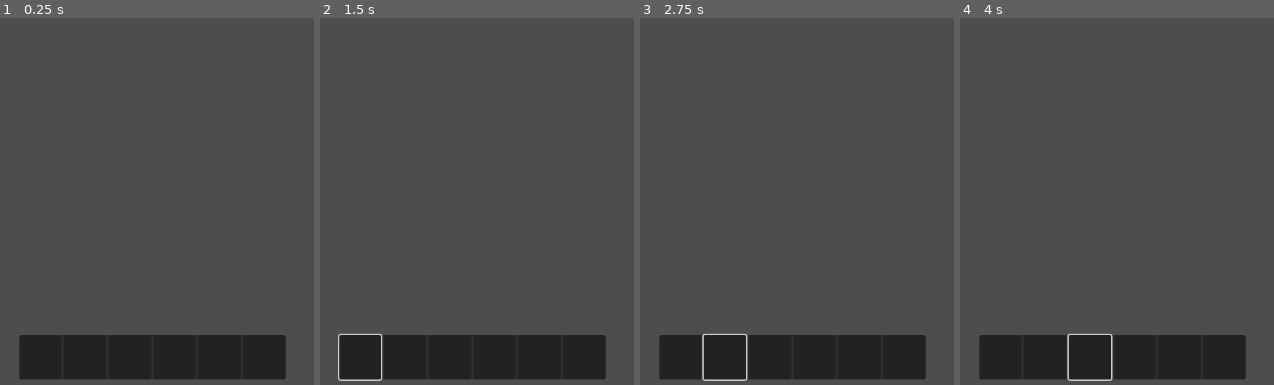
Above: before the commit, frames 1-4 (left to right).
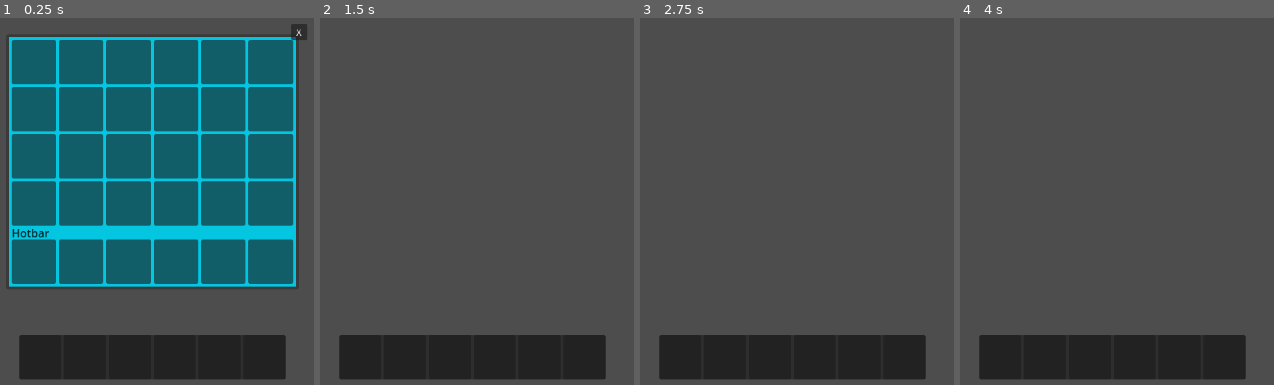
Above: after the commit, the same moments.

Repository: 100-Devs-1-Game/GreenWarden
Game: Godot game, scene res://assets/Modules/Inventory/Inventory.tscn
Same seed, same stepped clock (60 frames per second), same inputs: the game is played once before the commit and once after it. Before the commit the project has no main scene; this scene is started directly in both runs.
Inputs (mouse positions are in pixels of both pictures, inside the frame that each line leads up to):
- Up to frame 1 (0.25 s): no input
- Up to frame 2 (1.5 s): click (360, 355) at 0.52 s; click (618, 32) at 1.25 s, where only the run after the commit has a clickable "X"
- Up to frame 3 (2.75 s): tap Enter at 2 s; hold Right from 2.03 s (still down)
- Up to frame 4 (4 s): tap Space at 2.75 s; release Right at 2.78 s; hold Down 2.78-3.53 s; tap Enter at 3.5 s; hold Right from 3.53 s (still down)

The runs differ from the first frame. In frame 1, 62% of the frame differs, in the area x 2-98%, y 1-74%; in frame 2, 0.3%; in frame 3, 0.3%; in frame 4, 0.3%.

Commit message:
minimods
added an unfinished inventory module, a player module that only allows movement so far, and a status hud for performance.

Diff:
--- a/src/assets/Modules/Inventory/Inventory.tscn
+++ b/src/assets/Modules/Inventory/Inventory.tscn
@@ -1,6 +1,6 @@
 [gd_scene load_steps=3 format=3 uid="uid://dss6uju4xkuov"]
 
-[ext_resource type="Script" uid="uid://bag80ntp5uyvi" path="res://Inventory/inventory.gd" id="1_grpek"]
+[ext_resource type="Script" uid="uid://bag80ntp5uyvi" path="res://assets/Modules/Inventory/inventory.gd" id="1_grpek"]
 
 [sub_resource type="Theme" id="Theme_j4p0u"]
 default_font_size = 16
@@ -13,7 +13,6 @@
 
 [node name="InventoryContainer" type="Panel" parent="."]
 unique_name_in_owner = true
-visible = false
 self_modulate = Color(1, 1, 1, 0.592157)
 custom_minimum_size = Vector2(422, 368)
 layout_mode = 1
@@ -43,16 +42,18 @@
 text = "X"
 
 [node name="ColorRect" type="ColorRect" parent="InventoryContainer"]
-self_modulate = Color(0.321569, 1, 1, 0.913725)
+self_modulate = Color(1, 1, 1, 0.913725)
 custom_minimum_size = Vector2(414, 360)
 layout_mode = 0
 offset_left = 4.0
 offset_top = 4.0
 offset_right = 418.0
 offset_bottom = 204.0
+color = Color(3.46541e-06, 0.826059, 0.944271, 1)
 
 [node name="HBoxContainer" type="HBoxContainer" parent="InventoryContainer"]
 self_modulate = Color(1, 1, 1, 0)
+z_index = 1000
 custom_minimum_size = Vector2(0, 360)
 layout_mode = 0
 offset_right = 40.0
@@ -64,6 +65,7 @@
 
 [node name="VBoxContainer" type="VBoxContainer" parent="InventoryContainer/HBoxContainer"]
 self_modulate = Color(1, 1, 1, 0)
+z_index = 1002
 layout_mode = 2
 
 [node name="top padding" type="HSeparator" parent="InventoryContainer/HBoxContainer/VBoxContainer"]
@@ -710,6 +712,7 @@
 layout_mode = 2
 
 [node name="Label" type="Label" parent="InventoryContainer/HBoxContainer/VBoxContainer/Inventory/grid/HSeparator"]
+modulate = Color(0, 0, 0, 1)
 layout_mode = 0
 offset_top = -5.0
 offset_right = 55.0
@@ -872,7 +875,6 @@
 metadata/_edit_use_anchors_ = true
 
 [node name="bottom padding" type="HSeparator" parent="InventoryContainer/HBoxContainer/VBoxContainer"]
-visible = false
 self_modulate = Color(1, 1, 1, 0)
 layout_mode = 2
 
--- a/src/assets/Modules/Inventory/inventory.gd
+++ b/src/assets/Modules/Inventory/inventory.gd
@@ -24,6 +24,7 @@
 #
 
 func _ready() -> void:
+	adjust_text_color()
 	if !InputMap.has_action("inventory"):
 		var key_E_pressed = InputEventKey.new()
 		key_E_pressed.physical_keycode = KEY_E
@@ -43,6 +44,39 @@
 			var button = slot.get_node("interact")
 			var itemCount = slot.get_node("count")
 			button.focus_entered.connect(_on_button_pressed.bind(button, index))
+
+var labels: Array = []
+
+func calc_lum(c: float) -> float: return (c / 12.92) if c <= 0.03928 else pow((c + 0.055) / 1.055, 2.4)
+func get_contrast_color(bgColor: Color) -> Color:
+	var r = calc_lum(bgColor.r)
+	var g = calc_lum(bgColor.g)
+	var b = calc_lum(bgColor.b)
+	var lum = 0.2126 * r + 0.7152 * g + 0.0722 * b
+
+	var contrastW = 1.05 / (lum + 0.05)
+	var contrastB = (lum + 0.05) / 0.05
+
+	return (Color.WHITE if contrastW > contrastB else Color.BLACK) - bgColor / 5
+
+func adjust_text_color():
+	labels.clear()
+	var node = get_node("InventoryContainer")
+	label_scan(node)
+
+	var final = get_contrast_color(node.get_node("ColorRect").color)
+	print(final)
+	for label in labels:
+		label.modulate = final
+
+func label_scan(node: Node):
+	if node is Label:
+		labels.append(node)
+	for child in node.get_children():
+		label_scan(child)
+
+
+
 
 func _process(_delta: float) -> void:
 	if Input.is_action_just_pressed("inventory"):
@@ -67,3 +101,36 @@
 
 func updateInventoryContents():
 	pass
+
+
+
+
+
+
+var inventory: Array = []
+var slot_limit = 30
+
+func add_item(item):
+	if inventory.size() >= slot_limit:
+		push_warning("Inventory full, cannot add item.")
+		return "full"
+	inventory.append(item)
+	return inventory.size()
+
+func remove_item(item):
+	if item in inventory:
+		inventory.erase(item)
+		return true
+	else:
+		push_warning("Item not found in inventory.")
+		return false
+
+func get_item(index: int):
+	if index >= 0 and index < inventory.size():
+		return inventory[index]
+	else:
+		push_warning("Index out of bounds in get_item.")
+		return null
+
+func get_inventory():
+	return inventory
--- /dev/null
+++ b/src/assets/Modules/Player2DFloat/Player.tscn
@@ -0,0 +1,16 @@
+[gd_scene load_steps=3 format=3 uid="uid://by31dghpf4tb2"]
+
+[ext_resource type="Script" uid="uid://6iiwk5xbp8be" path="res://assets/Modules/Player2DFloat/player.gd" id="1_37qjf"]
+[ext_resource type="Texture2D" uid="uid://dads3pjt584te" path="res://assets/Modules/Player2DFloat/8dir-blackwhite-full.png" id="2_37qjf"]
+
+[node name="Player" type="CharacterBody2D"]
+motion_mode = 1
+script = ExtResource("1_37qjf")
+
+[node name="Sprite2D" type="Sprite2D" parent="."]
+texture = ExtResource("2_37qjf")
+region_enabled = true
+region_rect = Rect2(64, 64, 32, 32)
+
+[node name="CollisionPolygon2D" type="CollisionPolygon2D" parent="."]
+polygon = PackedVector2Array(3, -15, 8, -13, 13, -8, 15, -3, 15, 3, 13, 8, 8, 13, 3, 15, -3, 15, -8, 13, -13, 8, -15, 3, -15, -3, -13, -8, -8, -13, -3, -15)
--- /dev/null
+++ b/src/assets/Modules/Player2DFloat/player.gd
@@ -0,0 +1,26 @@
+extends CharacterBody2D
+var stickDriftComp = 0.3
+const keyMappings = {
+	"up": [KEY_UP, KEY_W],
+	"down": [KEY_DOWN, KEY_S],
+	"left": [KEY_LEFT, KEY_A],
+	"right": [KEY_RIGHT, KEY_D]
+}
+
+func _ready() -> void:
+	for action in keyMappings.keys():
+		if InputMap.has_action(action): continue
+		InputMap.add_action(action, 0.2)
+		for key in keyMappings[action]:
+			var event = InputEventKey.new()
+			event.physical_keycode = key
+			InputMap.action_add_event(action, event)
+
+func _process(_delta: float) -> void:
+	var wasd = Input.get_vector("left", "right", "up", "down")
+	if Input.get_connected_joypads().size() > 0:
+		if wasd.length() == 0:
+			wasd = Vector2(Input.get_joy_axis(0,0), Input.get_joy_axis(0,1))
+		if wasd.length() < stickDriftComp: wasd = Vector2.ZERO
+	$Sprite2D.region_rect = Rect2i(round(wasd * 11 + Vector2(11, 11)) * 32, Vector2(32, 32))
+	position += wasd * scale * 4
--- /dev/null
+++ b/src/assets/Modules/StatusHud/Hud.tscn
@@ -0,0 +1,12 @@
+[gd_scene load_steps=2 format=3 uid="uid://ctxex8kottflx"]
+
+[ext_resource type="Script" uid="uid://c2hd0xfi87cdg" path="res://assets/Modules/StatusHud/PerfStats.gd" id="1_hcmlw"]
+
+[node name="HUD" type="CanvasLayer"]
+
+[node name="PERFORMANCE_STATS" type="RichTextLabel" parent="."]
+offset_left = 5.0
+offset_top = 5.0
+offset_right = 478.0
+offset_bottom = 462.0
+script = ExtResource("1_hcmlw")
--- /dev/null
+++ b/src/assets/Modules/StatusHud/PerfStats.gd
@@ -0,0 +1,53 @@
+extends RichTextLabel
+
+@onready var label = $"."
+var fps_samples = []
+var sample_window = 60 * 60  # 60 seconds at 60 FPS
+var poll_interval = 0.25
+var poll_timer = 0
+var peak_fps = 0
+
+func is3Dproject() -> bool:
+	if get_viewport().get_camera_3d(): return true
+	elif get_viewport().get_camera_2d(): return false
+	else: return true if get_tree().current_scene is Node3D else false
+
+func _ready() -> void:
+	if !OS.is_debug_build():
+		queue_free()
+		return
+	DisplayServer.window_set_vsync_mode(DisplayServer.VSYNC_DISABLED)
+
+func _process(delta: float) -> void:
+	var fps = Engine.get_frames_per_second()
+	fps_samples.append(fps)
+	if fps > peak_fps:
+		peak_fps = fps
+
+	poll_timer += delta
+	if poll_timer >= poll_interval:
+		poll_timer = 0.0
+		update_performance_stats()
+
+func update_performance_stats():
+	var fps = Engine.get_frames_per_second()
+	var frame_time = max(1000.0 / fps, 0)  # in milliseconds
+	var memory_usage = max(OS.get_static_memory_usage() / 1024 / 1024, 0)  # in MB
+	if fps_samples.size() > sample_window: fps_samples.pop_front()
+	var total_fps = fps_samples.reduce(func(a, b): return a + b, 0)
+	var avg_fps = total_fps / fps_samples.size() if fps_samples.size() > 0 else 0
+	var sorted_samples = fps_samples.duplicate(); sorted_samples.sort()
+	var index_1pct = clamp(int(sorted_samples.size() * 0.01), 0, sorted_samples.size() - 1)
+	var one_pct_low = sorted_samples[index_1pct] if sorted_samples.size() > 0 else 0
+
+	if is3Dproject():
+		var tris := get_viewport().get_render_info(Viewport.RENDER_INFO_TYPE_VISIBLE, Viewport.RENDER_INFO_PRIMITIVES_IN_FRAME)
+		var calls := get_viewport().get_render_info(Viewport.RENDER_INFO_TYPE_VISIBLE, Viewport.RENDER_INFO_DRAW_CALLS_IN_FRAME)
+		var objects := get_viewport().get_render_info(Viewport.RENDER_INFO_TYPE_VISIBLE, Viewport.RENDER_INFO_OBJECTS_IN_FRAME)
+		text = "FPS: %.1f\nPeak FPS: %.1f\nAvg FPS: %.1f\n1%% Low: %.1f\nFrame Time: %.2f ms\nTris: %d\nObjects: %d\nDraw Calls: %d\nMem: %.1f MB" % [
+			fps, peak_fps, avg_fps, one_pct_low, frame_time, tris, objects, calls, memory_usage
+		]
+	else:
+		text = "FPS: %.1f\nPeak FPS: %.1f\nAvg FPS: %.1f\n1%% Low: %.1f\nFrame Time: %.2f ms\nMem: %.1f MB" % [
+			fps, peak_fps, avg_fps, one_pct_low, frame_time, memory_usage
+		]
--- a/src/project.godot
+++ b/src/project.godot
@@ -11,10 +11,18 @@
 [application]
 
 config/name="GreenWarden"
+run/main_scene="uid://ct0ac7s8ewxxg"
 config/features=PackedStringArray("4.4", "GL Compatibility")
 config/icon="res://icon.svg"
 
+[gui]
+
+theme/default_font_subpixel_positioning=3
+
 [rendering]
 
+occlusion_culling/bvh_build_quality=0
+textures/canvas_textures/default_texture_filter=0
 renderer/rendering_method="gl_compatibility"
 renderer/rendering_method.mobile="gl_compatibility"
+occlusion_culling/use_occlusion_culling=true
--- /dev/null
+++ b/src/world.tscn
@@ -0,0 +1,13 @@
+[gd_scene load_steps=3 format=3 uid="uid://ct0ac7s8ewxxg"]
+
+[ext_resource type="PackedScene" uid="uid://by31dghpf4tb2" path="res://assets/Modules/Player2DFloat/Player.tscn" id="1_f3sb7"]
+[ext_resource type="PackedScene" uid="uid://ctxex8kottflx" path="res://assets/Modules/StatusHud/Hud.tscn" id="2_fj7yv"]
+
+[node name="World" type="Node2D"]
+
+[node name="Player" parent="." instance=ExtResource("1_f3sb7")]
+scale = Vector2(2, 2)
+
+[node name="Camera2D" type="Camera2D" parent="."]
+
+[node name="HUD" parent="Camera2D" instance=ExtResource("2_fj7yv")]
Binary file added: src/assets/Modules/Player2DFloat/8dir-blackwhite-full.png
Not shown, added: src/assets/Modules/Player2DFloat/8dir-blackwhite-full.png.import
Binary file added: src/assets/Modules/Player2DFloat/8dir-blackwhite-large.png
Not shown, added: src/assets/Modules/Player2DFloat/8dir-blackwhite-large.png.import
Not shown, added: src/assets/Modules/Player2DFloat/player.gd.uid
Not shown, added: src/assets/Modules/StatusHud/PerfStats.gd.uid
Not shown, added: src/assets/Modules/Player2DFloat/README.md
Not shown, added: src/assets/Modules/StatusHud/README.md
